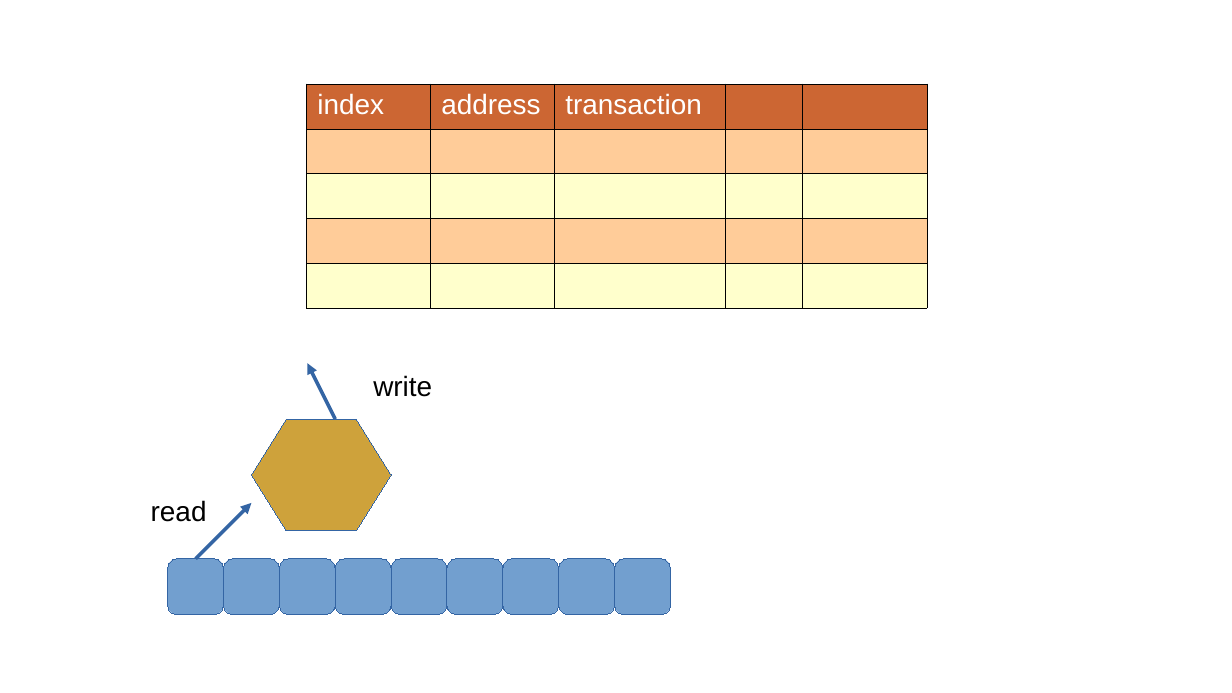
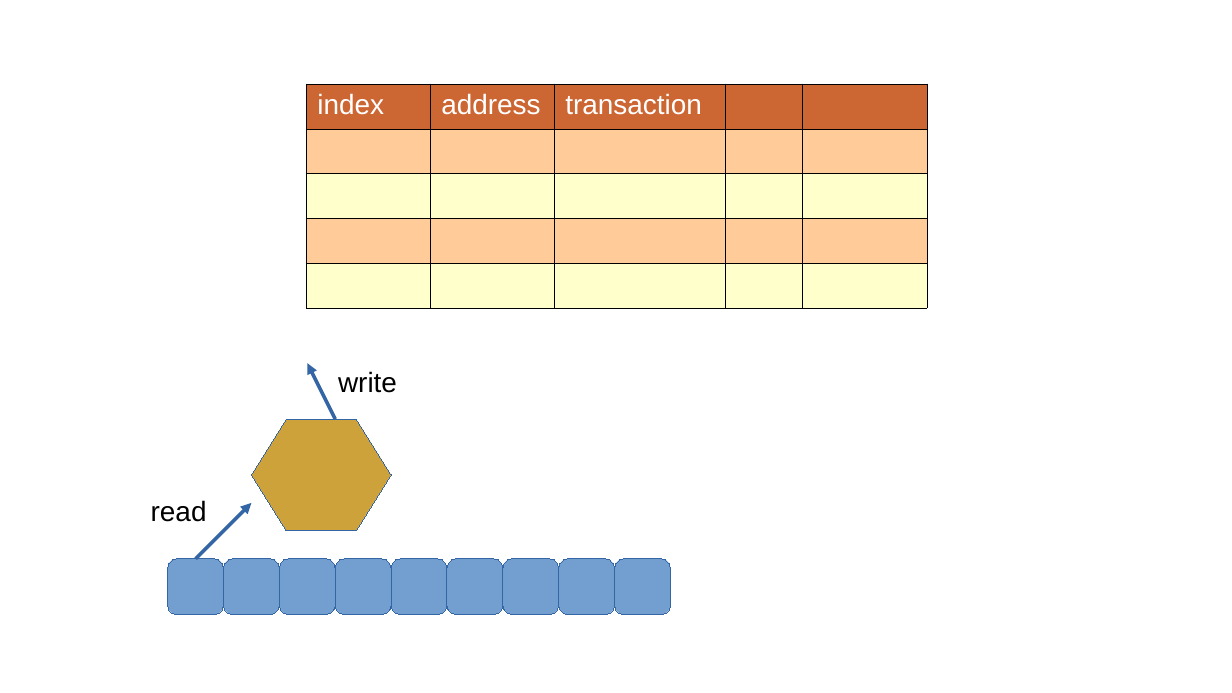
Before and after one commit to ivwall/clinkj, a slide deck: slide 1 of cw/diagram.odp. Drawn at 1232x693 pixels with LibreOffice and Linux fonts; fonts in the diff are those of the drawing. Boxes give left, top, right and bottom in pixels: in the first picture for what was removed or moved away, otherwise in the second. Text is boxed around its words. In the diff, an @@ line names an element or a change of style, - is before the commit and + after.

```diff
--- a/cw/diagram.odp
+++ b/cw/diagram.odp
@@ text "write": place and size @@
-text "write" at [373, 375, 432, 397]
+text "write" at [338, 371, 397, 393]
```
Also in this commit, not shown: 7 other files.
